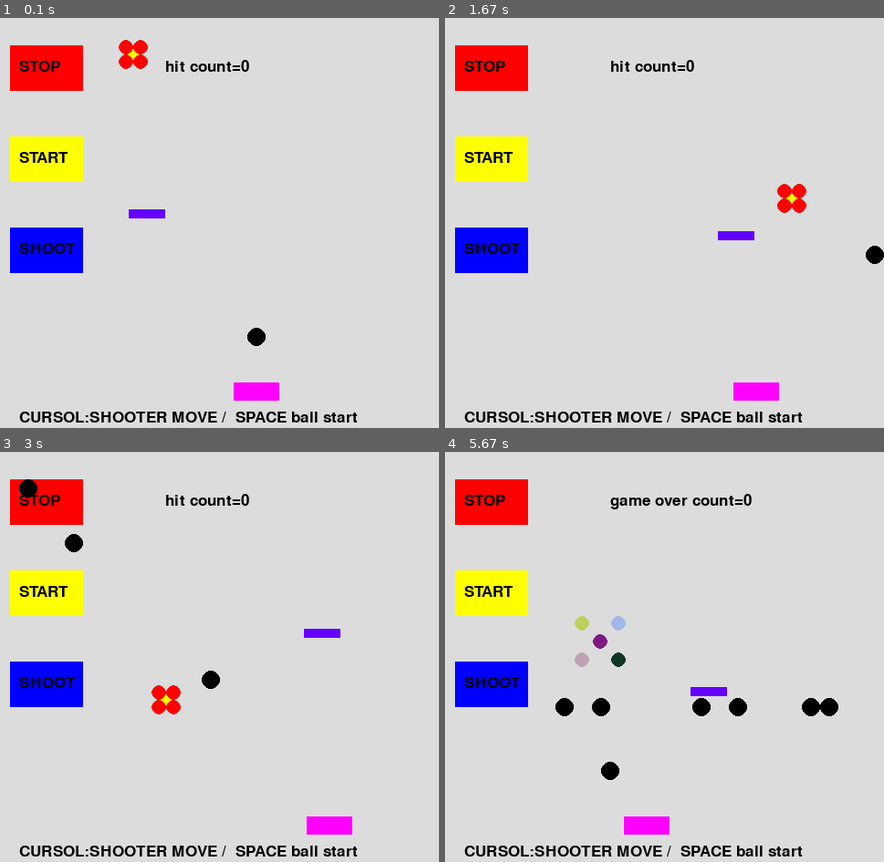
Above: before the commit, frames 1-4 (two rows, left to right).
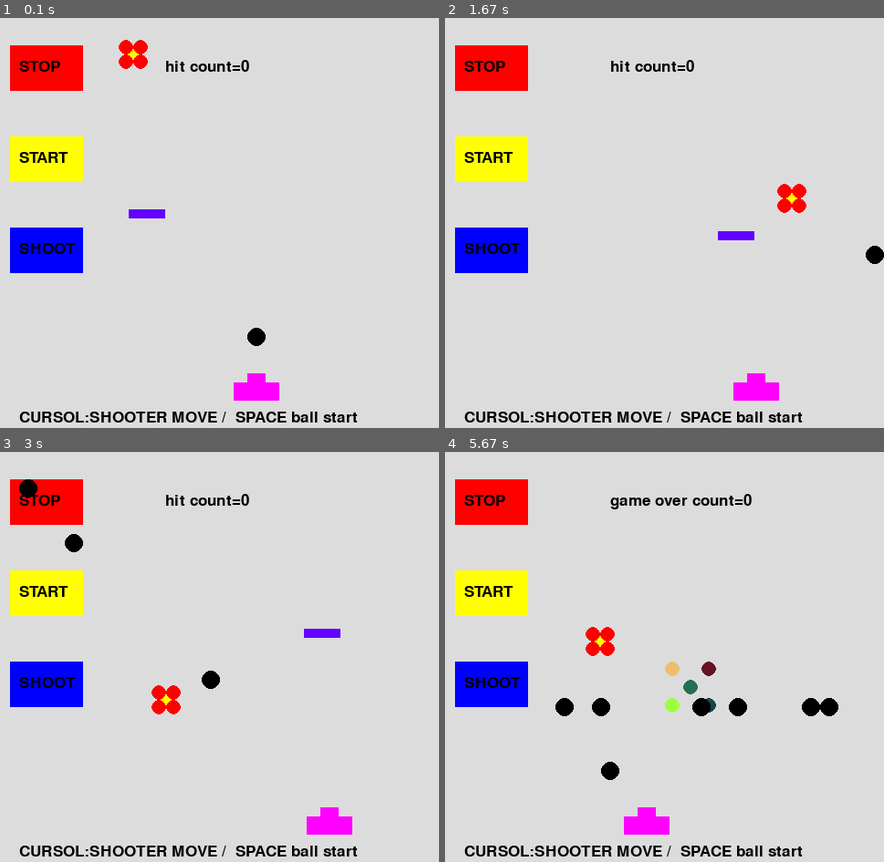
Above: after the commit, the same moments.

Repository: snc29654/pygame
Game: pygame game, started from mixtest2_class.py
Two runs of this game, one before a commit and one after it. Both use one fixed random seed, a clock stepped at 60 frames per second and the inputs below.
Inputs:
- Up to frame 1 (0.1 s): no input
- Up to frame 2 (1.67 s): hold Right 0.33-0.8 s; hold Left from 1.33 s (still down); tap Space at 1.4 s
- Up to frame 3 (3 s): tap Space at 1.7, 1.97, 2.27, 2.4, 2.7 s; release Left at 1.87 s; hold Left 1.9-2.3 s; hold Right 2.33-2.97 s
- Up to frame 4 (5.67 s): hold Left 3-3.47 s; tap Space at 3.07, 3.37, 3.57, 3.87, 4.07, 4.37, 4.57, 4.87, 5.13, 5.43, 5.57 s; hold Right 3.5-3.97 s; hold Right 4-4.47 s; hold Left 4.5-5.03 s; hold Left 5.07-5.47 s; hold Right from 5.5 s (still down)

The runs differ from the first frame. In frame 1, less than 0.1% of the frame differs, in the area x 56-61%, y 86-89%; in frame 2, less than 0.1%; in frame 3, less than 0.1%; in frame 4, 1.4%, in the area x 29-65%, y 40-89%.

Commit message:
障壁衝突で障壁爆発

Diff:
--- a/mixtest2_class.py
+++ b/mixtest2_class.py
@@ -84,6 +84,21 @@
         pygame.draw.circle(self.main_surface, (255,0,0), (self.x+8, self.y-8), self.target_size)
         pygame.draw.circle(self.main_surface, (255,0,0), (self.x+8, self.y+8), self.target_size)
 
+    def make_taiho(self):
+        pygame.draw.rect(self.main_surface, (255,0,255), (self.x3-10, self.y3-10,20,20))
+        pygame.draw.rect(self.main_surface, (255,0,255), (self.x3-25, self.y3,50,20))
+
+    def make_wall(self):
+        pygame.draw.rect(self.main_surface, (100,0,255), (self.xk, self.yk,self.wall_size,10))
+
+    def make_wall_out(self):
+        #pygame.draw.rect(self.main_surface, (100,0,255), (self.xk, self.yk,self.wall_size,10))
+        pygame.draw.circle(self.main_surface, (random.randint(0,255),random.randint(0,255),random.randint(0,255)), (self.xk, self.yk), self.target_size)
+        pygame.draw.circle(self.main_surface, (random.randint(0,255),random.randint(0,255),random.randint(0,255)), (self.xk-20, self.yk-20), self.target_size)
+        pygame.draw.circle(self.main_surface, (random.randint(0,255),random.randint(0,255),random.randint(0,255)), (self.xk-20, self.yk+20), self.target_size)
+        pygame.draw.circle(self.main_surface, (random.randint(0,255),random.randint(0,255),random.randint(0,255)), (self.xk+20, self.yk-20), self.target_size)
+        pygame.draw.circle(self.main_surface, (random.randint(0,255),random.randint(0,255),random.randint(0,255)), (self.xk+20, self.yk+20), self.target_size)
+
 
     def target_move(self):
         #的移動
@@ -224,27 +239,23 @@
 
             #的
             if(self.hit_count==0):
-                if(self.khit==0):
-                    self.make_target_base()
-                else:
-                    self.make_target_out()
-            else:
-                if(self.khit==0):
-                    self.make_target()
-                else:
-                    self.make_target_out()
+                self.make_target_base()
+            else:
+                self.make_target()
 
 
             #障壁
-            pygame.draw.rect(self.main_surface, (100,0,255), (self.xk, self.yk,self.wall_size,10))
+            if(self.khit==0):
+                self.make_wall()
+            else:
+                self.make_wall_out()
 
             #玉
             for i in range(10):
                 pygame.draw.circle(self.main_surface, (0,0,0), (self.bxt[i], self.byt[i]), 10)
 
             #大砲
-            pygame.draw.rect(self.main_surface, (255,0,255), (self.x3-25, self.y3,50,20))
-
+            self.make_taiho()
 
 
             self.main_surface.blit(text1, (40, 45))
